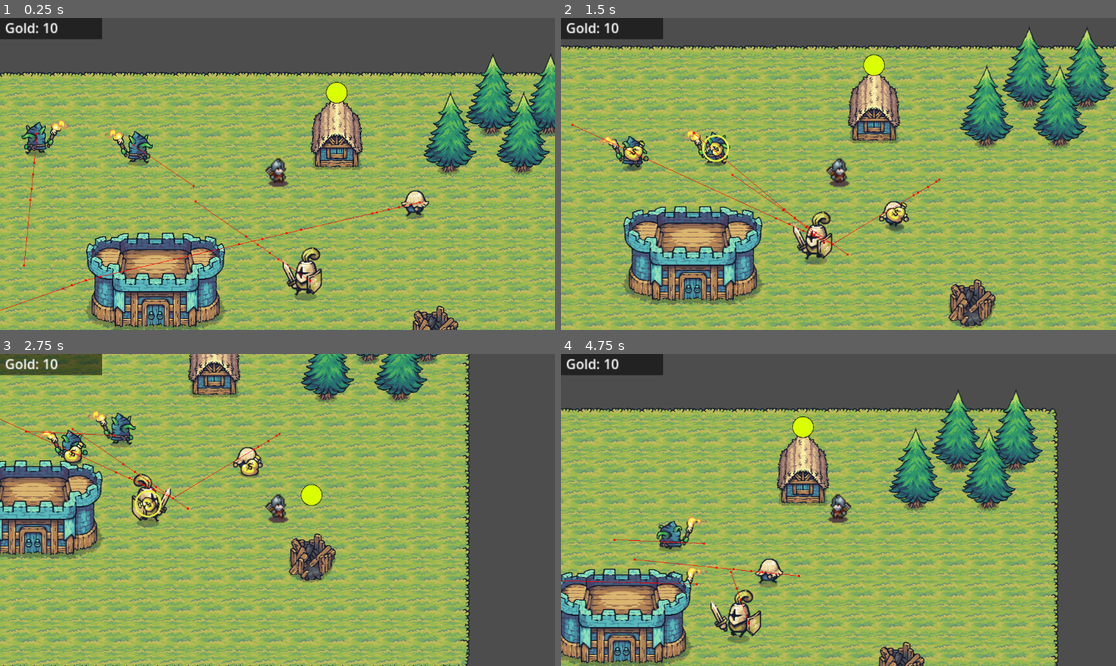
Above: before the commit, frames 1-4 (two rows, left to right).
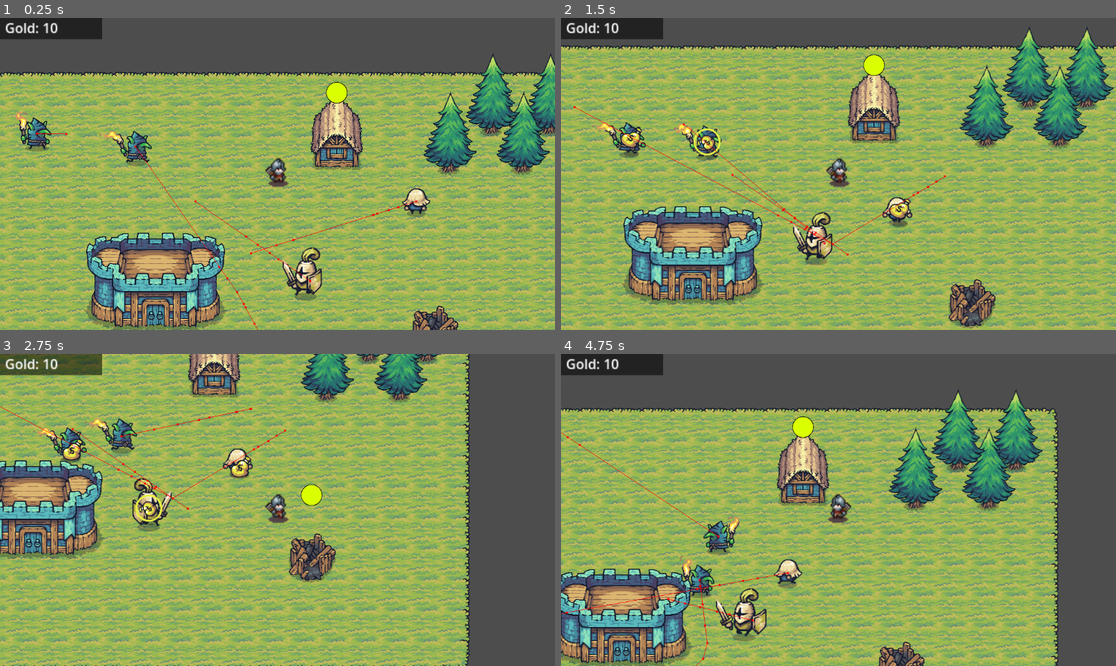
Above: after the commit, the same moments.

Repository: achotai2/battle-game-2D-proto
Game: Godot game, scene res://Scenes/main.tscn
The game is run twice, just before and just after one commit, with the same random seed, the same clock (stepped at 60 frames per second) and the same inputs.
Inputs (mouse positions are in pixels of both pictures, inside the frame that each line leads up to):
- Up to frame 1 (0.25 s): no input
- Up to frame 2 (1.5 s): move the mouse to (960, 158) at 0.52 s; hold Right (move_right) 0.53-1.28 s; tap Ctrl (attack) at 0.6 s; move the mouse to (727, 189) at 1.27 s; hold S (move_down) from 1.28 s (still down); click (727, 189) at 1.35 s
- Up to frame 3 (2.75 s): move the mouse to (333, 441) at 2.02 s; release S (move_down) at 2.03 s; hold Right (move_right) from 2.03 s (still down); tap Space (interact) at 2.1 s
- Up to frame 4 (4.75 s): move the mouse to (810, 572) at 2.77 s; release Right (move_right) at 2.78 s; hold W (move_up) 2.78-3.53 s; tap Ctrl (attack) at 2.85 s; move the mouse to (1005, 556) at 3.52 s; hold A (move_left) from 3.53 s (still down); click (1005, 556) at 3.6 s; move the mouse to (672, 463) at 4.27 s; tap Space (interact) at 4.35 s

The runs differ from the first frame. In frame 1, 1.7% of the frame differs, in the area x 0-78%, y 30-100%; in frame 2, 2.5%; in frame 3, 2.6%; in frame 4, 3.4%, in the area x 0-44%, y 25-100%.

Commit message:
Fix workers getting stuck moving to worksite after job completion
When a MinionTasker releases a job (due to completion or cancellation) and transitions to IDLE state, it now explicitly clears the movement order in AgentMovement. previously, it only unfroze the movement lock, which left the 'Move To Position' order active if the agent was still traveling to the site, causing them to continue moving to the old worksite.

- Modified Scripts/AgentNodes/minion_tasker.gd to call movement.clear_movement_order(job_priority) in _set_idle_state.

Co-authored-by: achotai2 <64825783+achotai2@users.noreply.github.com>

Diff:
--- a/Scripts/AgentNodes/minion_tasker.gd
+++ b/Scripts/AgentNodes/minion_tasker.gd
@@ -207,6 +207,7 @@
 
 	if is_instance_valid(movement):
 		movement.unfreeze(AgentMovement.LOCK_WORK)
+		movement.clear_movement_order(job_priority)
 
 
 func _request_job_if_idle() -> void:
